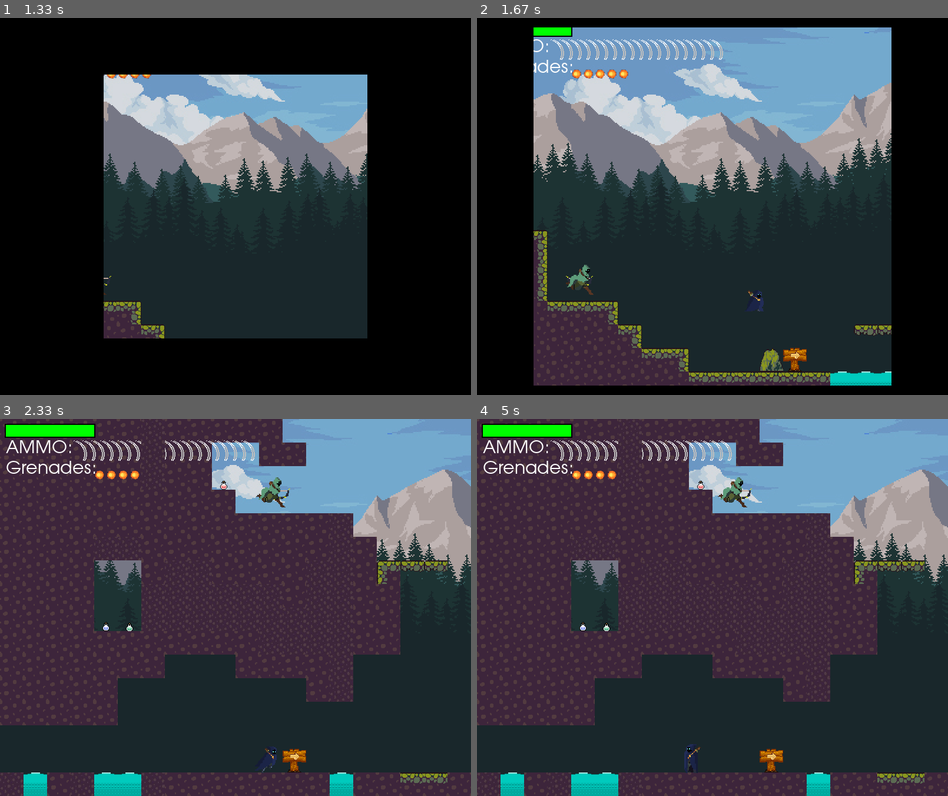
Above: before the commit, frames 1-4 (two rows, left to right).
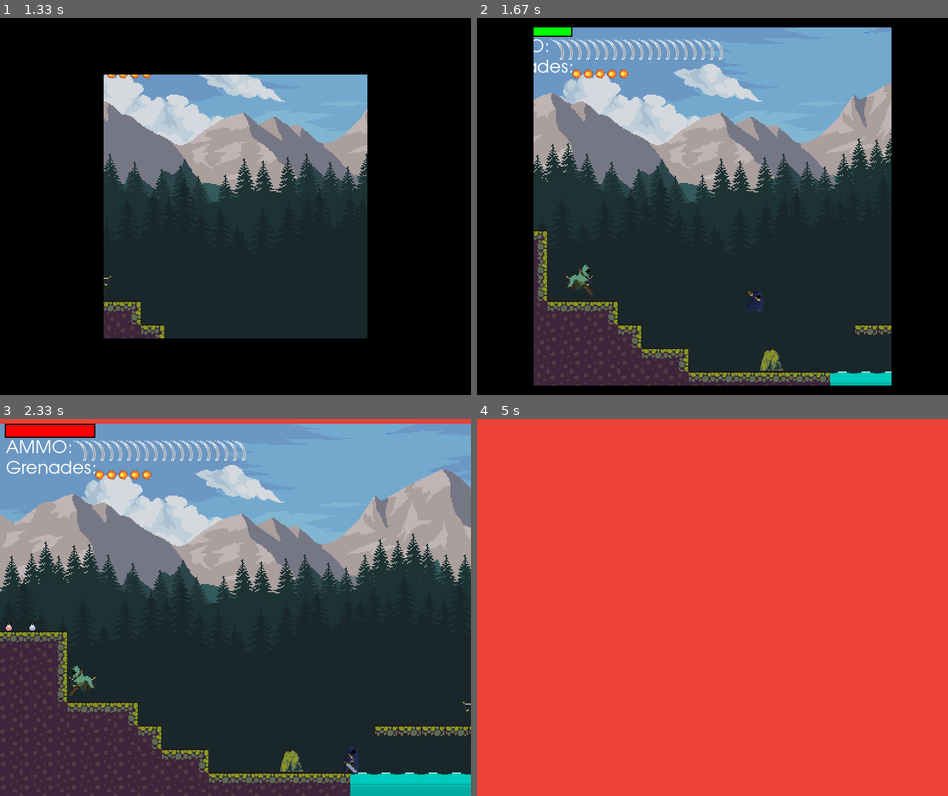
Above: after the commit, the same moments.

Repository: Jeury11/PygameScroller
Game: pygame game, started from main.py
The game is run twice, just before and just after one commit, with the same random seed, the same clock (stepped at 60 frames per second) and the same inputs.
Inputs (mouse positions are in pixels of both pictures, inside the frame that each line leads up to):
- Up to frame 1 (1.33 s): click (240, 138) at 0.38 s; tap Space at 0.67 s; hold D from 1 s (still down)
- Up to frame 2 (1.67 s): release D at 1.47 s; hold W from 1.5 s (still down)
- Up to frame 3 (2.33 s): release W at 1.8 s; hold D 1.83-2.3 s
- Up to frame 4 (5 s): hold A 2.33-2.87 s

Frame 1 is identical in both runs. In frame 2, 0.2% of the frame differs, in the area x 65-70%, y 87-94%; in frame 3, 56%; in frame 4, 100%, in the area x 0-100%, y 0-100%.

Commit message:
Finished

Diff:
--- a/level0_data.csv
+++ b/level0_data.csv
@@ -12,5 +12,5 @@
 4,4,5,-1,16,-1,-1,-1,-1,-1,-1,-1,-1,-1,-1,-1,-1,-1,-1,-1,-1,-1,-1,-1,-1,-1,-1,-1,-1,-1,-1,-1,-1,-1,-1,-1,-1,-1,-1,-1,-1 …(311 unchanged characters)…
 4,4,4,0,0,1,-1,-1,-1,-1,-1,-1,-1,-1,-1,-1,-1,-1,-1,-1,16,-1,-1,-1,-1,-1,-1,-1,-1,2,0,0,0,0,0,0,-1,-1,-1,-1,-1,8,8,-1,-1 …(299 unchanged characters)…
 4,4,4,4,4,4,1,-1,-1,-1,-1,-1,-1,-1,-1,-1,8,8,8,8,8,-1,-1,-1,-1,-1,-1,-1,2,4,4,4,4,4,4,4,9,9,9,9,9,9,9,9,9,9,9,9,9,9,4,4 …(255 unchanged characters)…
-4,4,4,4,4,4,4,0,1,-1,15,-1,13,20,-1,-1,-1,-1,-1,-1,-1,-1,-1,-1,-1,-1,-1, …(314 unchanged characters)…
+4,4,4,4,4,4,4,0,1,-1,15,-1,13,-1,-1,-1,-1,-1,-1,-1,-1,-1,-1,-1,-1,-1,-1, …(314 unchanged characters)…
 4,4,4,4,4,4,4,4,4,0,0,0,0,0,0,9,9,9,9,9,9,9,9,0,0,0,0,4,4,4,4,4,4,4,4,4,10,10,10,10,10,10,10,10,10,10,10,10,10,10,4,4,4 …(233 unchanged characters)…
--- a/level1_data.csv
+++ b/level1_data.csv
@@ -12,5 +12,5 @@
 4,4,4,4,4,-1,-1,-1,-1,-1,-1,-1,-1,4,11,-1,-1,-1,-1,-1,-1,-1,-1,-1,-1,-1,-1,-1,-1,-1,-1,-1,-1,-1,-1,-1,-1,-1,-1,-1,-1,-1 …(268 unchanged characters)…
 4,4,4,4,4,-1,-1,-1,-1,-1,-1,-1,-1,-1,-1,-1,-1,-1,-1,-1,-1,-1,-1,-1,-1,-1,-1,-1,-1,-1,-1,-1,-1,-1,-1,-1,-1,-1,-1,-1,-1,- …(268 unchanged characters)…
 -1,-1,-1,-1,-1,-1,-1,-1,-1,-1,-1,-1,-1,-1,-1,-1,-1,-1,-1,-1,-1,-1,-1,-1,-1,-1,-1,-1,-1,-1,-1,-1,-1,-1,-1,-1,-1,-1,-1,-1 …(272 unchanged characters)…
--1,-1,-1,-1,-1,-1,-1,-1,-1,-1,15,-1,20,-1,-1,-1,-1,-1,-1,-1,-1,16,-1,-1,-1,13, …(303 unchanged characters)…
+-1,-1,-1,-1,-1,-1,-1,-1,-1,-1,15,-1,-1,-1,-1,-1,-1,-1,-1,-1,-1,16,-1,-1,-1,13, …(303 unchanged characters)…
 11,9,4,11,9,9,11,4,4,4,4,4,4,4,9,4,4,0,0,4,0,4,0,11,0,0,0,0,0,0,0,0,0,0,0,0,4,4,4,4,4,4,4,4,4,4,4,4,4,4,4,4,4,4,4,4,4,4 …(184 unchanged characters)…
--- a/level2_data.csv
+++ b/level2_data.csv
@@ -1,16 +1,16 @@
 4,4,4,4,4,4,-1,-1,-1,-1,-1,-1,-1,-1,-1,4,4,4,4,4,4,4,4,4,4,4,4,4,4,4,4,-1,-1,-1,-1,-1,-1,-1,-1,-1,-1,-1,-1,-1,-1,-1,-1, …(308 unchanged characters)…
 4,4,4,4,4,4,-1,-1,-1,-1,-1,-1,-1,-1,-1,4,4,4,4,4,4,4,4,4,4,4,4,4,4,4,4,-1,-1,-1,-1,-1,-1,-1,-1,-1,-1,-1,-1,-1,-1,-1,-1, …(308 unchanged characters)…
+4,4,4,4,4,4,-1,-1,-1,-1,-1,-1,-1,-1,-1,11,11,11,4,4,4,4,4,4,4,4,4,4,4,4,4,-1,-1,-1,-1,-1,-1,-1,-1,-1,-1,-1,-1,-1,-1,-1,-1,-1,-1,-1,-1,-1,-1,-1,-1,-1,-1,-1,-1,-1,-1,-1,-1,-1,-1,-1,-1,-1,-1,-1,-1,-1,-1,-1,-1,-1,-1,-1,-1,-1,-1,-1,-1,-1,-1,-1,-1,-1,-1,-1,-1,-1,-1,-1,-1,-1,-1,-1,-1,-1,-1,-1,-1,-1,-1,-1,-1,-1,-1,-1,-1,-1,-1,-1,-1,-1,-1,-1,-1,-1,-1,-1,-1,-1,-1,-1,-1,-1,-1,-1,-1,-1,-1,-1,-1,-1,-1,-1,-1,-1,-1,-1,-1,-1,-1,-1,-1,-1,-1,-1
+4,4,4,4,4,4,-1,-1,-1,-1,-1,-1,-1,-1,20,11,11,11,4,4,4,4,4,4,4,4,4,4,4,4,4,-1,-1,-1,-1,-1,-1,-1,-1,-1,-1,-1,-1,-1,-1,-1,-1,-1,-1,-1,-1,-1,-1,-1,-1,-1,-1,-1,-1,-1,-1,-1,-1,-1,-1,-1,-1,-1,-1,-1,-1,-1,-1,-1,-1,-1,-1,-1,-1,-1,-1,-1,-1,-1,-1,-1,-1,-1,-1,-1,-1,-1,-1,-1,-1,-1,-1,-1,-1,-1,-1,-1,-1,-1,-1,-1,-1,-1,-1,-1,-1,-1,-1,-1,-1,-1,-1,-1,-1,-1,-1,-1,-1,-1,-1,-1,-1,-1,-1,-1,-1,-1,-1,-1,-1,-1,-1,-1,-1,-1,-1,-1,-1,-1,-1,-1,-1,-1,-1,-1
+4,4,4,4,4,4,-1,-1,-1,-1,-1,-1,8,8,8,4,4,4,4,4,4,4,4,4,4,4,4,4,4,4,4,-1,-1,-1,-1,-1,-1,-1,-1,-1,-1,-1,-1,-1,-1,-1,-1,-1,-1,-1,-1,-1,-1,-1,-1,-1,-1,-1,-1,-1,-1,-1,-1,-1,-1,-1,-1,-1,-1,-1,-1,-1,-1,-1,-1,-1,-1,-1,-1,-1,-1,-1,-1,-1,-1,-1,-1,-1,-1,-1,-1,-1,-1,-1,-1,-1,-1,-1,-1,-1,-1,-1,-1,-1,-1,-1,-1,-1,-1,-1,-1,-1,-1,-1,-1,-1,-1,-1,-1,-1,-1,-1,-1,-1,-1,-1,-1,-1,-1,-1,-1,-1,-1,-1,-1,-1,-1,-1,-1,-1,-1,-1,-1,-1,-1,-1,-1,-1,-1,-1
 4,4,4,4,4,4,-1,-1,-1,-1,-1,-1,-1,-1,-1,4,4,4,4,4,4,4,4,4,4,4,4,4,4,4,4,-1,-1,-1,-1,-1,-1,-1,-1,-1,-1,-1,-1,-1,-1,-1,-1, …(308 unchanged characters)…
+4,4,4,4,4,4,-1,8,8,8,8,-1,-1,-1,-1,4,4,4,4,4,4,4,4,4,4,4,4,4,4,4,4,-1,-1,-1,-1,-1,-1,-1,-1,-1,-1,-1,-1,-1,-1,-1,-1,-1,-1,-1,-1,-1,-1,-1,-1,-1,-1,-1,-1,-1,-1,-1,-1,-1,-1,-1,-1,-1,-1,-1,-1,-1,-1,-1,-1,-1,-1,-1,-1,-1,-1,-1,-1,-1,-1,-1,-1,-1,-1,-1,-1,-1,-1,-1,-1,-1,-1,-1,-1,-1,-1,-1,-1,-1,-1,-1,-1,-1,-1,-1,-1,-1,-1,-1,-1,-1,-1,-1,-1,-1,-1,-1,-1,-1,-1,-1,-1,-1,-1,-1,-1,-1,-1,-1,-1,-1,-1,-1,-1,-1,-1,-1,-1,-1,-1,-1,-1,-1,-1,-1
 4,4,4,4,4,4,-1,-1,-1,-1,-1,-1,-1,-1,-1,4,4,4,4,4,4,4,4,4,4,4,4,4,4,4,4,-1,-1,-1,-1,-1,-1,-1,-1,-1,-1,-1,-1,-1,-1,-1,-1, …(308 unchanged characters)…
-4,4,4,4,4,4,-1,-1,-1,-1,-1,-1,-1,-1,-1,4,4,4,4,4,4,4,4,4,4,4,4,4,4,4,4,-1,- …(352 unchanged characters)…
-4,4,4,4,4,4,-1,-1,-1,-1,-1,-1,-1,-1,-1,4,4,4,4,4,4,4,4,4,4,4,4,4,4,4,4,-1,-1,-1,-1,-1,-1,-1,-1,-1,-1,-1,-1,-1,-1,-1,-1,-1,-1,-1,-1,-1,-1,-1,-1,-1,-1,-1,-1,-1,-1,-1,-1,-1,-1,-1,-1,-1,-1,-1,-1,-1,-1,-1,-1,-1,-1,-1,-1,-1,-1,-1,-1,-1,-1,-1,-1,-1,-1,-1,-1,-1,-1,-1,-1,-1,-1,-1,-1,-1,-1,-1,-1,-1,-1,-1,-1,-1,-1,-1,-1,-1,-1,-1,-1,-1,-1,-1,-1,-1,-1,-1,-1,-1,-1,-1,-1,-1,-1,-1,-1,-1,-1,-1,-1,-1,-1,-1,-1,-1,-1,-1,-1,-1,-1,-1,-1,-1,-1,-1
-4,4,4,4,4,4,-1,-1,-1,-1,-1,-1,-1,-1,-1,4,4,4,4,4,4,4,4,4,4,4,4,4,4,4,4,-1,-1,-1,-1,-1,-1,-1,-1,-1,-1,-1,-1,-1,-1,-1,-1,-1,-1,-1,-1,-1,-1,-1,-1,-1,-1,-1,-1,-1,-1,-1,-1,-1,-1,-1,-1,-1,-1,-1,-1,-1,-1,-1,-1,-1,-1,-1,-1,-1,-1,-1,-1,-1,-1,-1,-1,-1,-1,-1,-1,-1,-1,-1,-1,-1,-1,-1,-1,-1,-1,-1,-1,-1,-1,-1,-1,-1,-1,-1,-1,-1,-1,-1,-1,-1,-1,-1,-1,-1,-1,-1,-1,-1,-1,-1,-1,-1,-1,-1,-1,-1,-1,-1,-1,-1,-1,-1,-1,-1,-1,-1,-1,-1,-1,-1,-1,-1,-1,-1
-4,4,4,4,4,4,-1,-1,-1,-1,-1,-1,-1,-1,-1,4,4,4,4,4,4,4,4,4,4,4,4,4,4,4,4,-1,-1,-1,-1,-1,-1,-1,-1,-1,-1,-1,-1,-1,-1,-1,-1,-1,-1,-1,-1,-1,-1,-1,-1,-1,-1,-1,-1,-1,-1,-1,-1,-1,-1,-1,-1,-1,-1,-1,-1,-1,-1,-1,-1,-1,-1,-1,-1,-1,-1,-1,-1,-1,-1,-1,-1,-1,-1,-1,-1,-1,-1,-1,-1,-1,-1,-1,-1,-1,-1,-1,-1,-1,-1,-1,-1,-1,-1,-1,-1,-1,-1,-1,-1,-1,-1,-1,-1,-1,-1,-1,-1,-1,-1,-1,-1,-1,-1,-1,-1,-1,-1,-1,-1,-1,-1,-1,-1,-1,-1,-1,-1,-1,-1,-1,-1,-1,-1,-1
-4,4,4,4,4,4,-1,-1,-1,-1,-1,-1,-1,-1,-1,4,4,4,4,4,4,4,4,4,4,4,4,4,4,4,4,-1,-1,-1,-1,-1,-1,-1,-1,-1,-1,-1,-1,-1,-1,-1,-1,-1,-1,-1,-1,-1,-1,-1,-1,-1,-1,-1,-1,-1,-1,-1,-1,-1,-1,-1,-1,-1,-1,-1,-1,-1,-1,-1,-1,-1,-1,-1,-1,-1,-1,-1,-1,-1,-1,-1,-1,-1,-1,-1,-1,-1,-1,-1,-1,-1,-1,-1,-1,-1,-1,-1,-1,-1,-1,-1,-1,-1,-1,-1,-1,-1,-1,-1,-1,-1,-1,-1,-1,-1,-1,-1,-1,-1,-1,-1,-1,-1,-1,-1,-1,-1,-1,-1,-1,-1,-1,-1,-1,-1,-1,-1,-1,-1,-1,-1,-1,-1,-1,-1
+4,4,4,4,4,4,-1,-1,-1,-1,-1,-1,8,8,-1,4,4,4,4,4,4,4,4,4,4,4,4,4,4,4,4,-1,- …(352 unchanged characters)…
 4,4,4,4,4,-1,-1,-1,-1,-1,-1,-1,-1,-1,-1,-1,4,4,4,4,4,4,4,4,4,4,4,4,4,4,4,-1,-1,-1,-1,-1,-1,-1,-1,-1,-1,-1,-1,-1,-1,-1,- …(310 unchanged characters)…
-4,4,4,4,-1,-1,-1,-1,-1,-1,-1,-1,-1,-1,-1,-1,4,4,4,4,4,4,4,4,4,4,4,4, …(362 unchanged characters)…
+4,4,4,4,-1,-1,-1,-1,8,8,8,-1,-1,-1,-1,-1,4,4,4,4,4,4,4,4,4,4,4,4, …(362 unchanged characters)…
+4,4,4,4,-1,-1,-1,-1,-1,-1,-1,-1,8,8,-1,-1,-1,4,4,4,4,4,4,4,4,4,4,4,4,4,4,-1,-1,-1,-1,-1,-1,-1,-1,-1,-1,-1,-1,-1,-1,-1,-1,-1,-1,-1,-1,-1,-1,-1,-1,-1,-1,-1,-1,-1,-1,-1,-1,-1,-1,-1,-1,-1,-1,-1,-1,-1,-1,-1,-1,-1,-1,-1,-1,-1,-1,-1,-1,-1,-1,-1,-1,-1,-1,-1,-1,-1,-1,-1,-1,-1,-1,-1,-1,-1,-1,-1,-1,-1,-1,-1,-1,-1,-1,-1,-1,-1,-1,-1,-1,-1,-1,-1,-1,-1,-1,-1,-1,-1,-1,-1,-1,-1,-1,-1,-1,-1,-1,-1,-1,-1,-1,-1,-1,-1,-1,-1,-1,-1,-1,-1,-1,-1,-1,-1
 4,4,4,4,-1,-1,-1,-1,-1,-1,-1,-1,-1,-1,-1,-1,-1,4,4,4,4,4,4,4,4,4,4,4,4,4,4,-1,-1,-1,-1,-1,-1,-1,-1,-1,-1,-1,-1,-1,-1,-1 …(312 unchanged characters)…
-4,4,4,4,-1,-1,-1,-1,-1,-1,-1,-1,-1,-1,-1,-1,-1,4,4,4,4,4,4,4,4,4,4,4,4,4,4,-1,-1,-1,-1 …(345 unchanged characters)…
-4,4,4,4,-1,-1,-1,-1,-1,-1,-1,-1,-1,-1,-1,-1,-1,4,4,4,4,4,4,4,4,4,4,4,4,4,4,-1,-1,-1,-1,-1,-1,-1,-1,-1,-1,-1,-1,-1,-1,-1,-1,-1,-1,-1,-1,-1,-1,-1,-1,-1,-1,-1,-1,-1,-1,-1,-1,-1,-1,-1,-1,-1,-1,-1,-1,-1,-1,-1,-1,-1,-1,-1,-1,-1,-1,-1,-1,-1,-1,-1,-1,-1,-1,-1,-1,-1,-1,-1,-1,-1,-1,-1,-1,-1,-1,-1,-1,-1,-1,-1,-1,-1,-1,-1,-1,-1,-1,-1,-1,-1,-1,-1,-1,-1,-1,-1,-1,-1,-1,-1,-1,-1,-1,-1,-1,-1,-1,-1,-1,-1,-1,-1,-1,-1,-1,-1,-1,-1,-1,-1,-1,-1,-1,-1
+4,4,4,4,-1,-1,-1,-1,-1,-1,-1,-1,-1,-1,-1,8,8,4,4,4,4,4,4,4,4,4,4,4,4,4,4,-1,-1,-1,-1 …(345 unchanged characters)…
 4,4,4,4,-1,-1,-1,-1,15,-1,-1,-1,-1,14,-1,-1,-1,4,4,4,4,4,4,4,4,4,4,4,4,4,4,-1,-1,-1,-1,-1,-1,-1,-1,-1,-1,-1,-1,-1,-1,-1 …(312 unchanged characters)…
 4,4,4,4,4,4,4,4,4,4,4,4,4,4,4,4,4,4,4,4,4,4,4,4,4,4,4,4,4,4,4,0,0,0,0,0,0,0,0,0,0,0,0,0,0,0,0,0,0,0,0,0,0,0,0,0,0,0,0,0,0,0,0,0,0,0,0,0,0,0,0,0,0,0,0,0,0,0,0,0,0,0,0,0,0,0,0,0,0,0,0,0,0,0,0,0,0,0,0,0,0,0,0,0,0,0,0,0,0,0,0,0,0,0,0,0,0,0,0,0,0,0,0,0,0,0,0,0,0,0,0,0,0,0,0,0,0,0,0,0,0,0,0,0,0,0,0,0,0,0
--- a/main.py
+++ b/main.py
@@ -45,7 +45,7 @@
 
 #load music and sounds
 pygame.mixer.music.load('audio/maintheme.mp3')
-pygame.mixer.music.set_volume(0.3)
+pygame.mixer.music.set_volume(0.1)
 pygame.mixer.music.play(-1,0.0, 5000)
 jump_fx = pygame.mixer.Sound('audio/jump.wav')
 jump_fx.set_volume(0.05)
